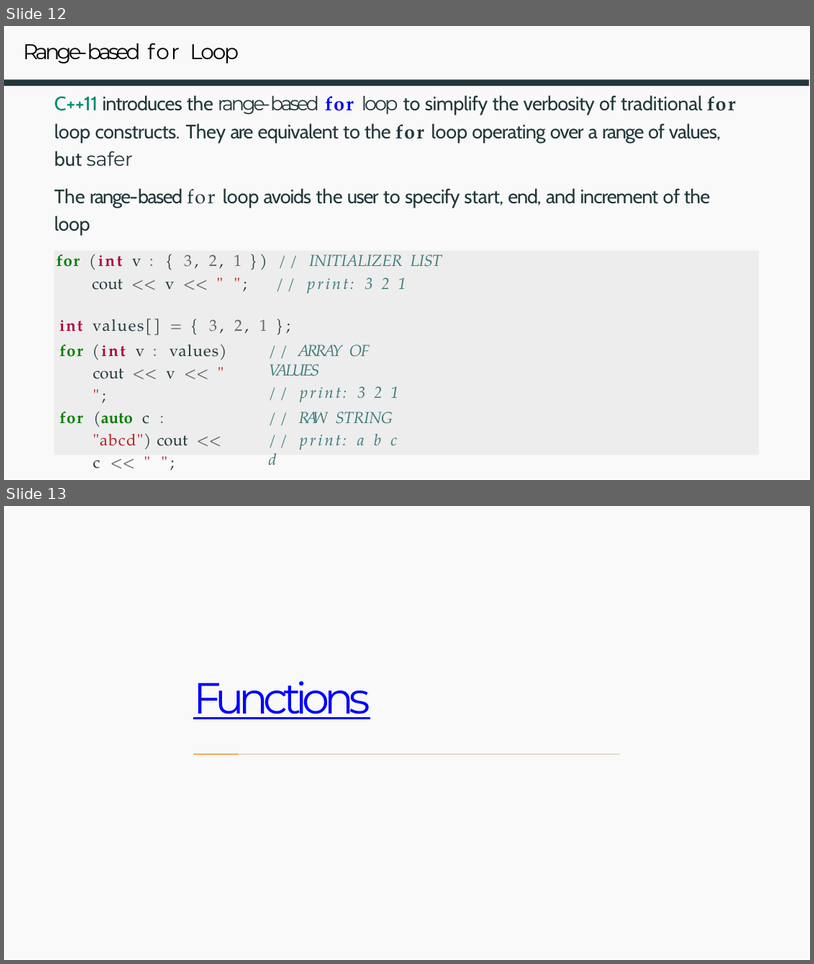
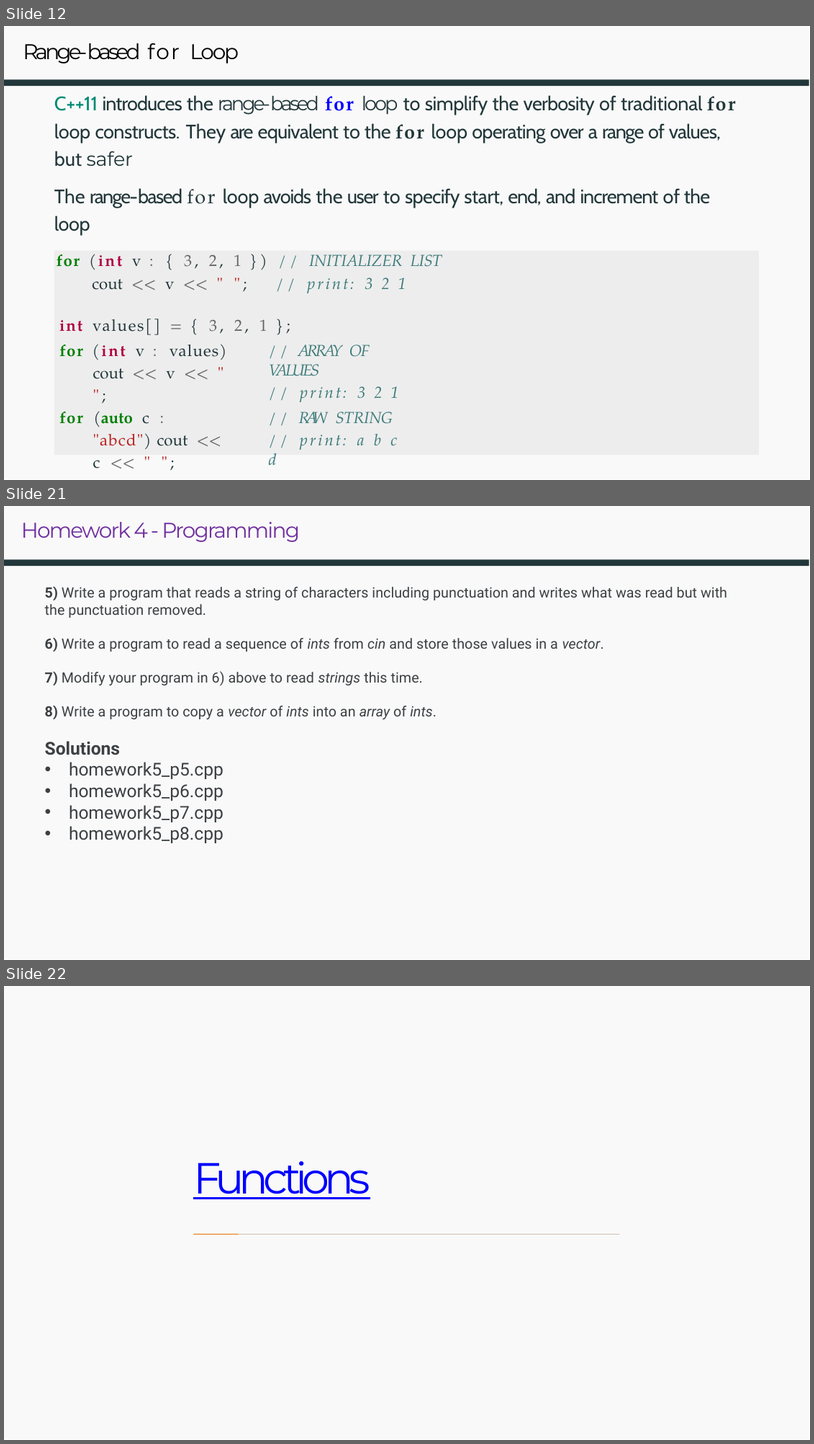
Before and after one commit to owenjchen/cpp, a slide deck: Week5_Functions.pptx. Shown one above the other, each under a label of ours: slides 12 and 13 before the commit, slides 12, 21 and 22 after it; the slides between them are not shown. The pictures are 814x964 and 814x1444 pixels, drawn with LibreOffice and Linux fonts; fonts in the diff are those of the drawing. Boxes give left, top, right and bottom in pixels: in the first picture for what was removed or moved away, otherwise in the second. Text is boxed around its words. In the diff, an @@ line names an element or a change of style, - is before the commit and + after.

```diff
--- a/Week5_Functions.pptx
+++ b/Week5_Functions.pptx
@@ slide 21 added at [4,506,810,960], background #FFFFFF; not listed: 2 template elements that a slide beside it also shows @@
@@ title added at [21,522,300,542], 12 pt, text #7030A0 @@
+Homework 4 - Programming
@@ text added at [45,586,728,843], 8 pt, text #3C4043 @@
+5) Write a program that reads a string of characters including punctuation and writes what was read but with the punctuation removed.
+6) Write a program to read a sequence of ints from cin and store those values in a vector.
+7) Modify your program in 6) above to read strings this time.
+8) Write a program to copy a vector of ints into an array of ints.
+Solutions
+• homework5_p5.cpp
+• homework5_p6.cpp
+• homework5_p7.cpp
+• homework5_p8.cpp
@@ what was slide 13 is now slide 22 @@
```
Also in this commit, not shown: 8 other slides added, 13 other files.
